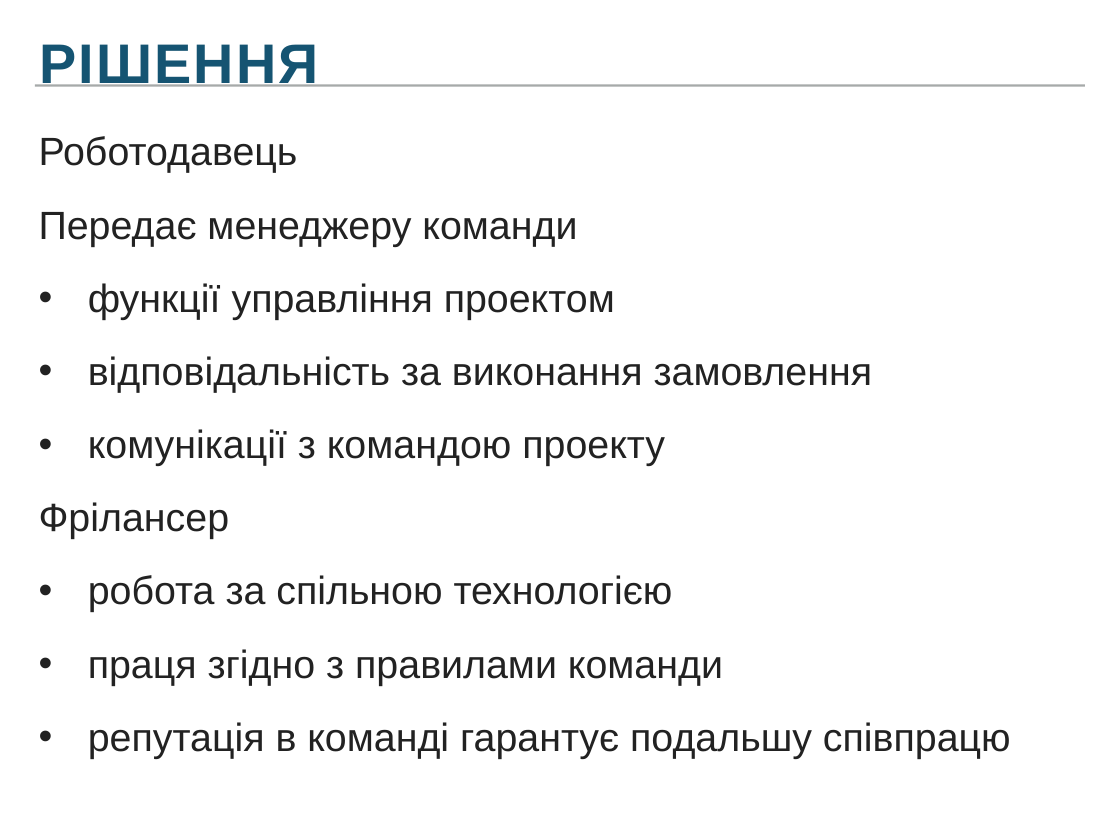
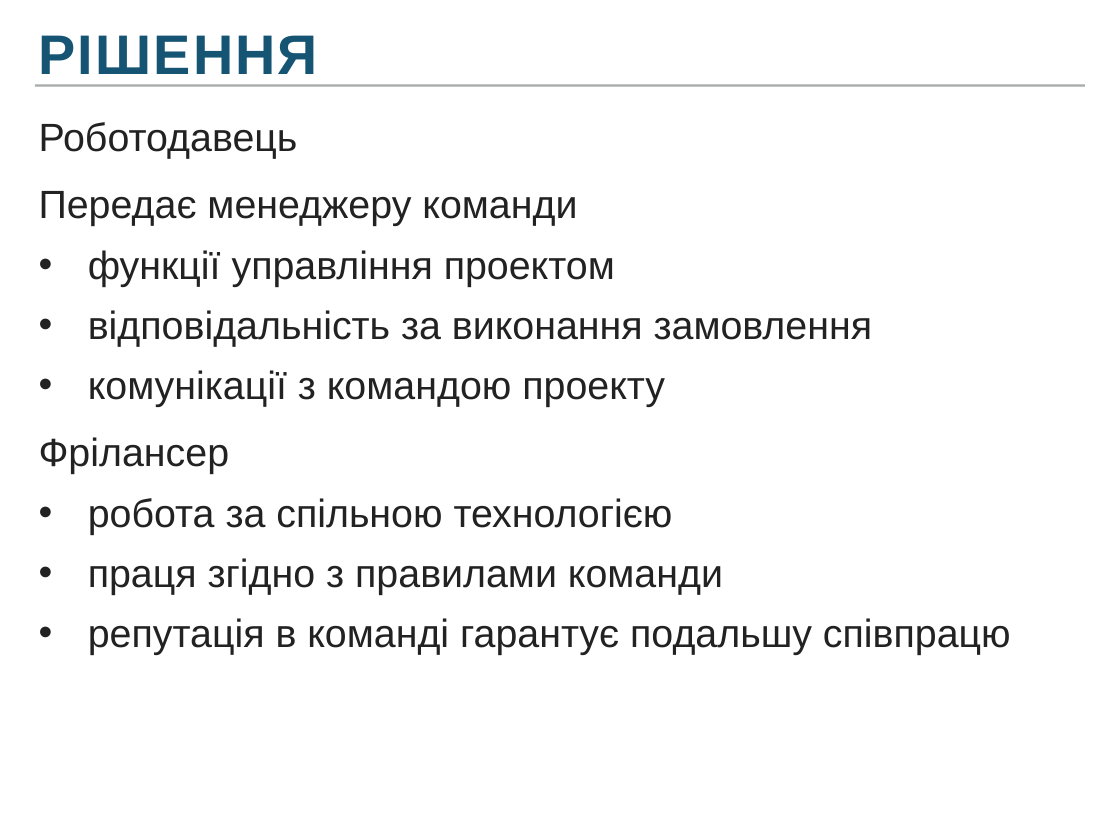
Before and after one commit to Frozen-Team/summercamp, a slide deck: slide 4 of presentation/Presentation_edited.pptx. Drawn at 1120x840 pixels with LibreOffice and Linux fonts; fonts in the diff are those of the drawing. Boxes give left, top, right and bottom in pixels: in the first picture for what was removed or moved away, otherwise in the second. Text is boxed around its words. In the diff, an @@ line names an element or a change of style, - is before the commit and + after.

```diff
--- a/presentation/Presentation_edited.pptx
+++ b/presentation/Presentation_edited.pptx
@@ text "РІШЕННЯ" rewrapped from <box>39,44,318,87</box> to <box>39,35,318,74</box> @@
@@ text "Роботодавець": place and size @@
-text "Роботодавець" at <box>39,136,1011,759</box>
+text "Роботодавець" at <box>39,122,1011,655</box>
@@ text "Роботодавець" at <box>39,122,1011,655</box>: line spacing 0.9 to 1; less space between paragraphs @@
```
Also in this commit, not shown: 6 other slides changed, 1 slide added, 1 slide removed, 1 other file.
